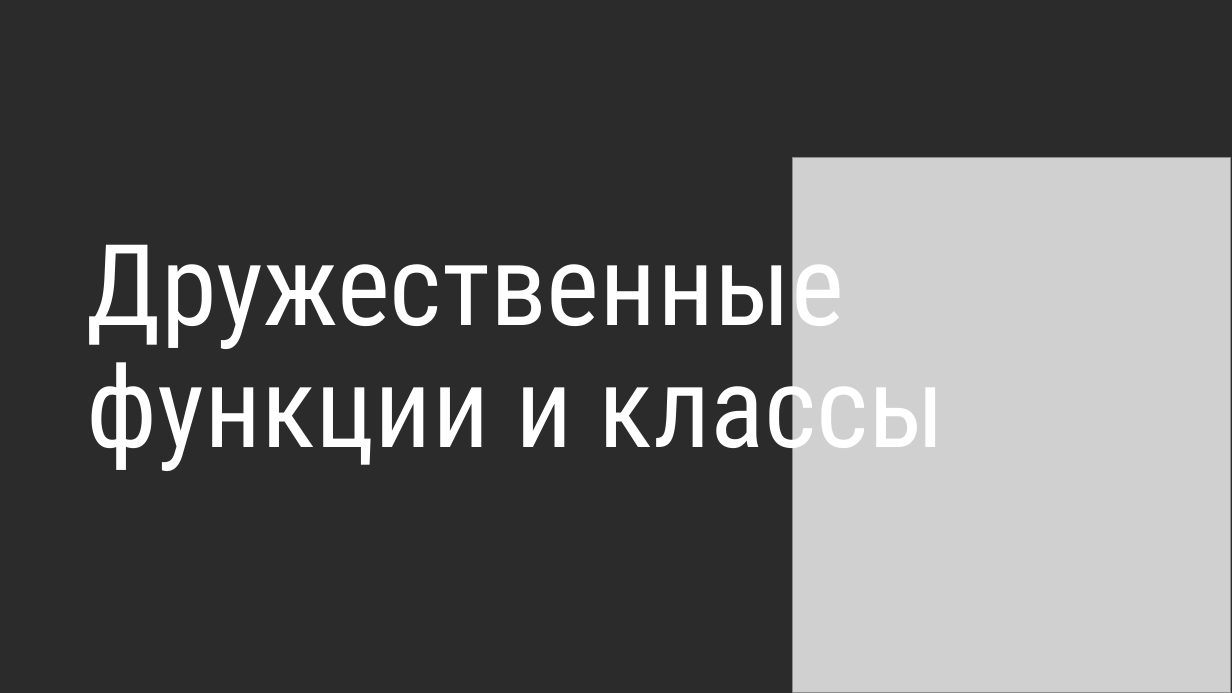
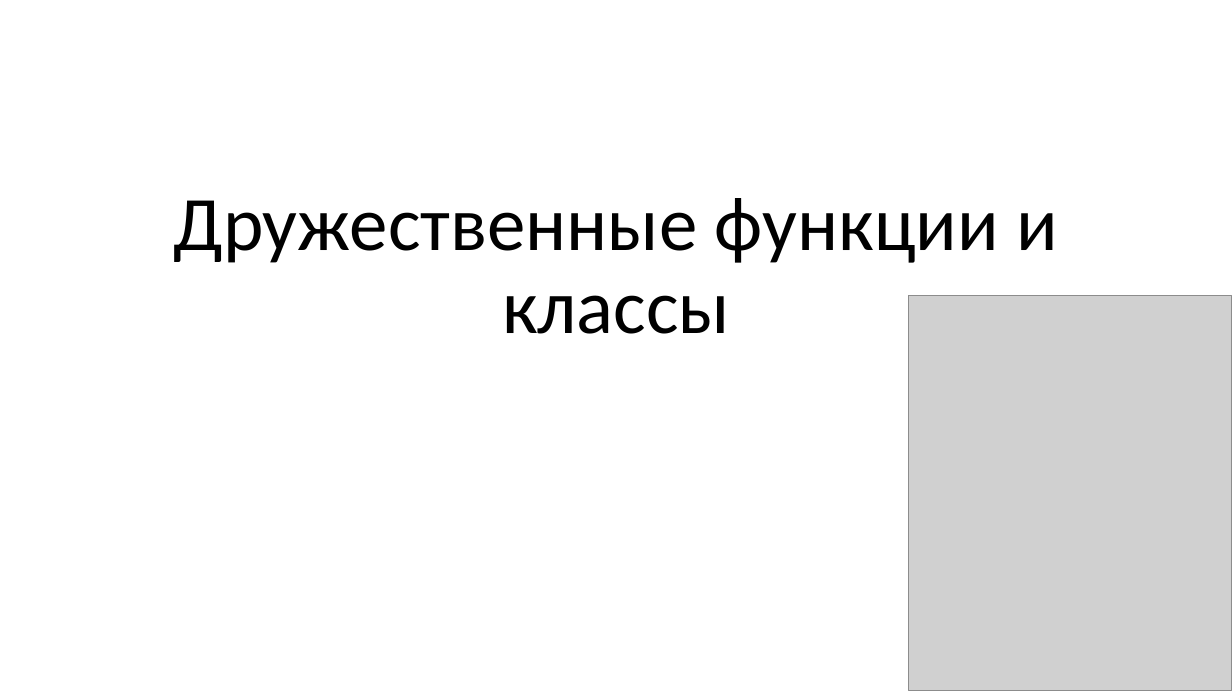
Before and after one commit to alexey-malov/oop, a slide deck: slide 1 of lectures/04/Дружественные функции и классы. Перегрузка операций.pptx. Drawn at 1232x693 pixels with LibreOffice and Linux fonts; fonts in the diff are those of the drawing; grey boxes stand for pictures; background and template pictures are left out; a plain dark background stands for a picture behind light text. Boxes give left, top, right and bottom in pixels: in the first picture for what was removed or moved away, otherwise in the second. Text is boxed around its words. In the diff, an @@ line names an element or a change of style, - is before the commit and + after.

```diff
--- a/lectures/04/Дружественные функции и классы. Перегрузка операций.pptx
+++ b/lectures/04/Дружественные функции и классы. Перегрузка операций.pptx
@@ background picture (left out) to #FFFFFF @@
@@ title "Дружественные функции и классы": place and size @@
-title "Дружественные функции и классы" at [87, 221, 946, 474]
+title "Дружественные функции и классы" at [173, 198, 1058, 334]
@@ title "Дружественные функции и классы" at [173, 198, 1058, 334]: size 88 to 60 pt, font Roboto Condensed to Calibri, text colour #FFFFFF to #000000; alignment left to centre @@
@@ picture: place and size @@
-picture at [793, 157, 1231, 693]
+picture at [909, 296, 1232, 691]
```
Also in this commit, not shown: 27 other slides changed, 6 slides added, 17 slides removed.
